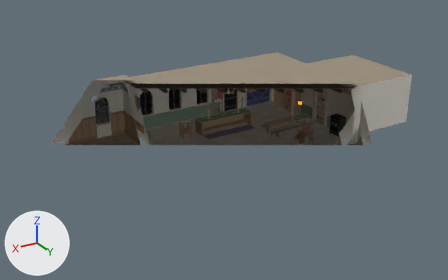
Two versions of the glTF model game/assets/modelle/innen/geldleiher_innen.glb, one commit apart.
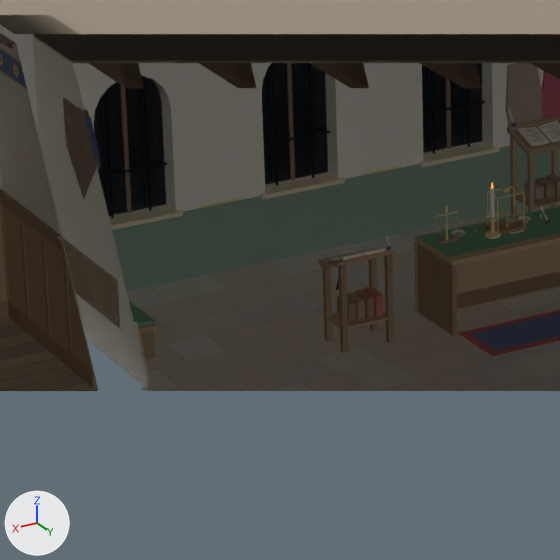
Each version is shown whole from a 50 mm lens placed at (21.0, 32.84, 16.35), pointed at (2.48, 1.97, 0.92), then close up on the part from 28% to 49% of the width and 28% to 62% of the height. The lights are fixed; the arrows at lower left show +X, +Y and +Z. The first two pictures are the older version. Everything nearer to the camera than a plane just in front of the edit is cut away. Where no turn or scale is listed for an object, it has been applied to the vertices.

In view in the first close-up: 'Bedienung_Bank_Hauptbuch', 'Bedienung_Personal_Buch', 'Decke_Empfang', 'Decke_Werk', 'Einrichtung_Goldwaage', 'Raum_Empfang', 'Raum_Werk', 'Stufe2', 'Stufe3'.
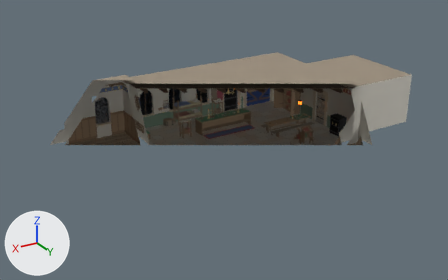
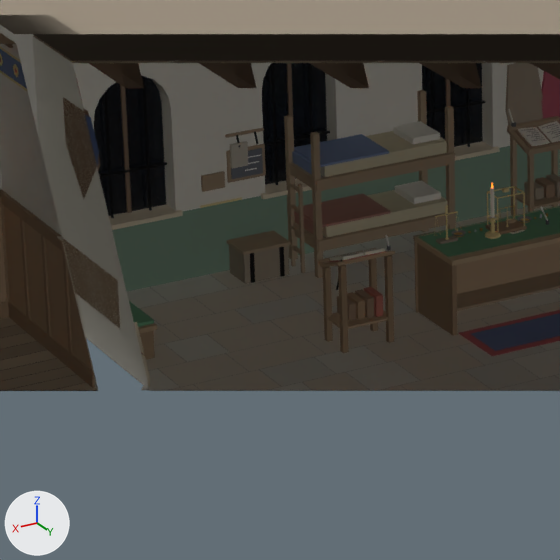
Location of each change, [x1, y1, x2, y2] in pixels of the close-ups (560 x 560 px):
'Einrichtung_Lehrlingsstube', added (brown)
    after: [201, 90, 456, 284]
    faces in mat_farben: [201, 90, 456, 284]
    faces in mat_eisen: [236, 131, 285, 283]

The edits, one by one:
Mesh me_einrichtung_lehrlingsstube is new.
It has 372 vertices, 456 faces and spans x 0.9..3.96, y -4.49..-3.18, z 0.0..1.85.
Faces by material slot: [40, 416].
It uses material mat_eisen.
It uses material mat_farben.
Object 'Einrichtung_Lehrlingsstube' (ob_einrichtung_lehrlingsstube) is new; it shows me_einrichtung_lehrlingsstube.
Its location is (0.0, 0.0, 0.0).
